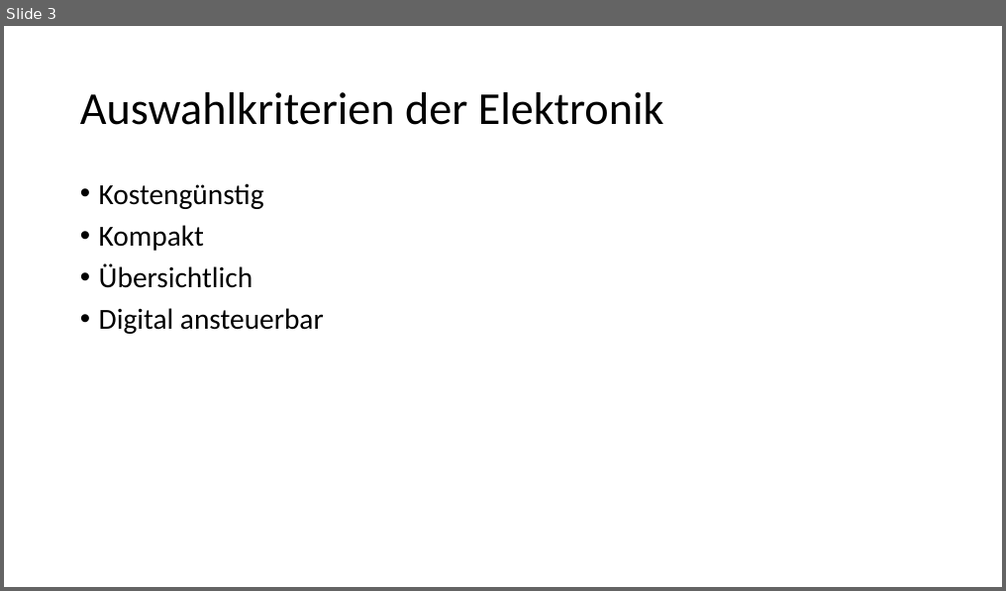
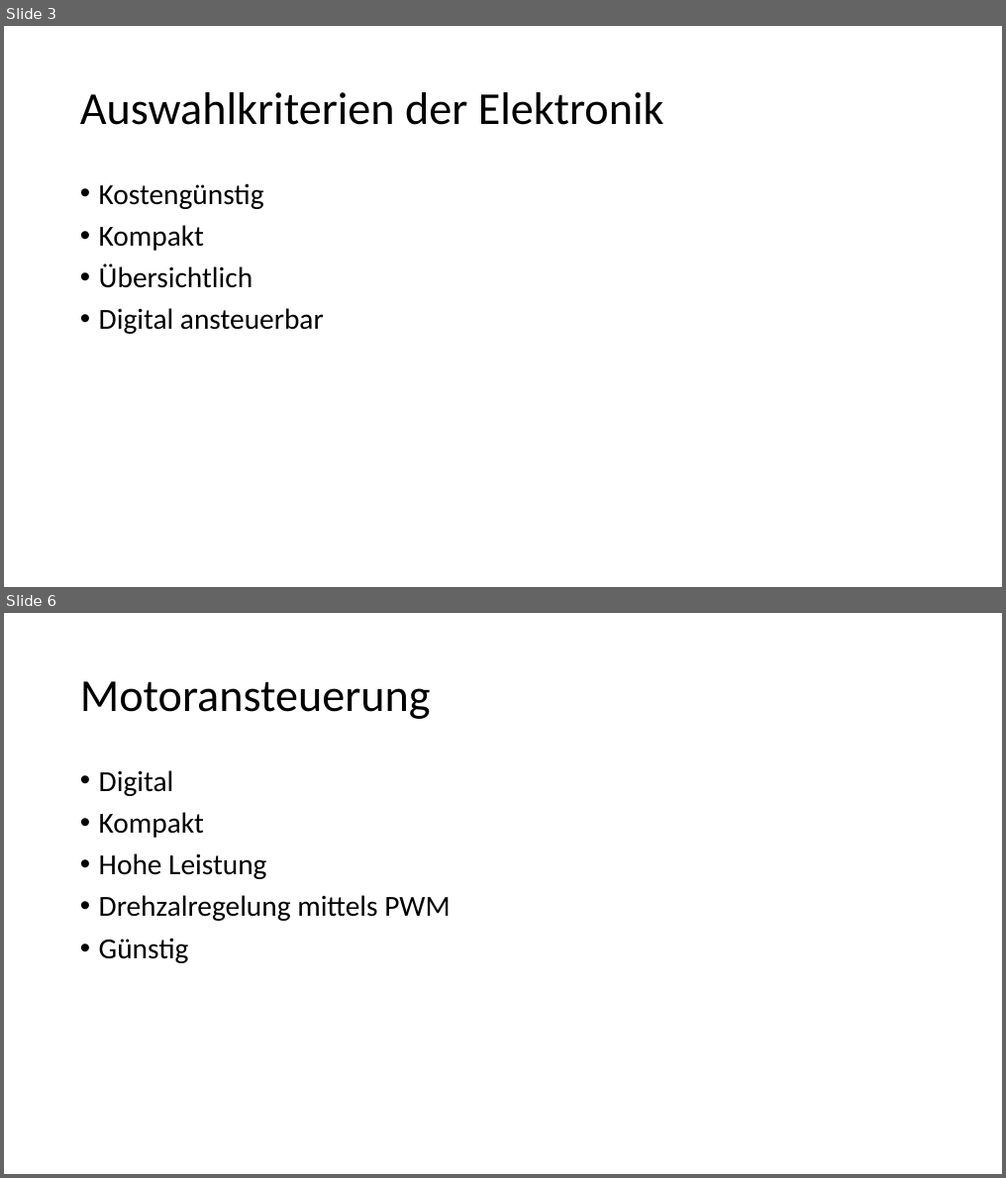
Before and after one commit to Katzenfuetterungsanlage/fuettr_prototype, a slide deck: Diplomarbeit/Powerpoint/Elektrotechnik.pptx. Shown one above the other, each under a label of ours: slide 3 before the commit, slides 3 and 6 after it; the slides between them are not shown. The pictures are 1006x591 and 1006x1178 pixels, drawn with LibreOffice and Linux fonts; fonts in the diff are those of the drawing. Boxes give left, top, right and bottom in pixels: in the first picture for what was removed or moved away, otherwise in the second. Text is boxed around its words. In the diff, an @@ line names an element or a change of style, - is before the commit and + after.

```diff
--- a/Diplomarbeit/Powerpoint/Elektrotechnik.pptx
+++ b/Diplomarbeit/Powerpoint/Elektrotechnik.pptx
@@ slide 6 added at (x1=4, y1=613, x2=1002, y2=1174), background #FFFFFF @@
@@ title added at (x1=80, y1=681, x2=431, y2=719), 44 pt, text #000000 @@
+Motoransteuerung
@@ text added at (x1=99, y1=770, x2=450, y2=963), 28 pt, text #000000 @@
+• Digital
+• Kompakt
+• Hohe Leistung
+• Drehzalregelung mittels PWM
+• Günstig
```
Also in this commit, not shown: 1 slide changed, 7 other slides added, 1 slide removed, 11 other files.
